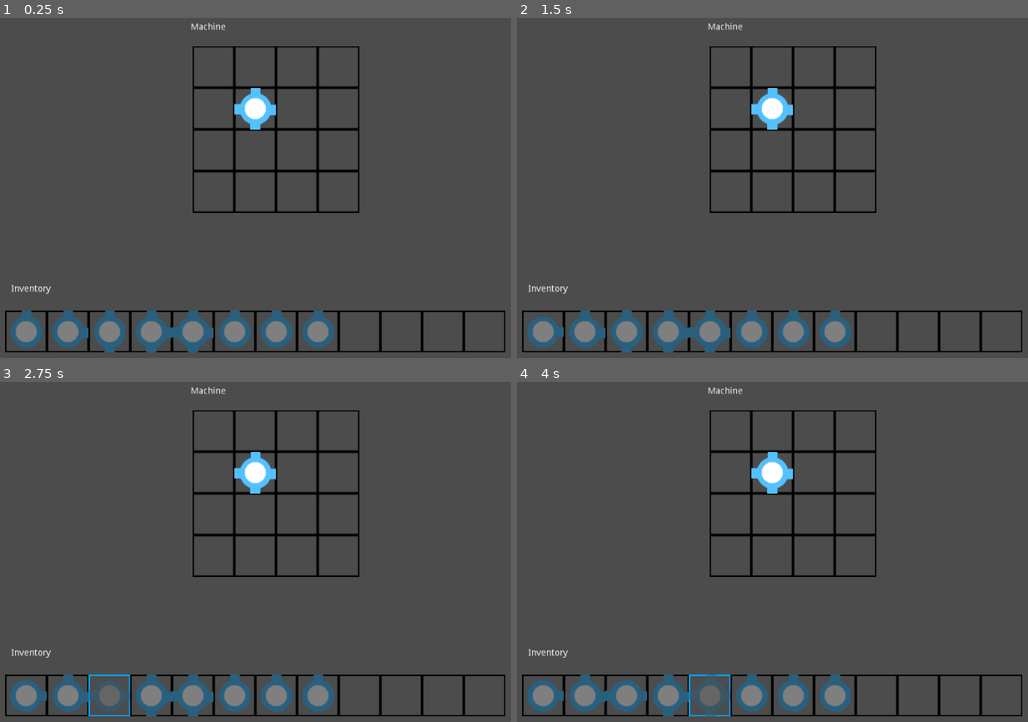
Above: before the commit, frames 1-4 (two rows, left to right).
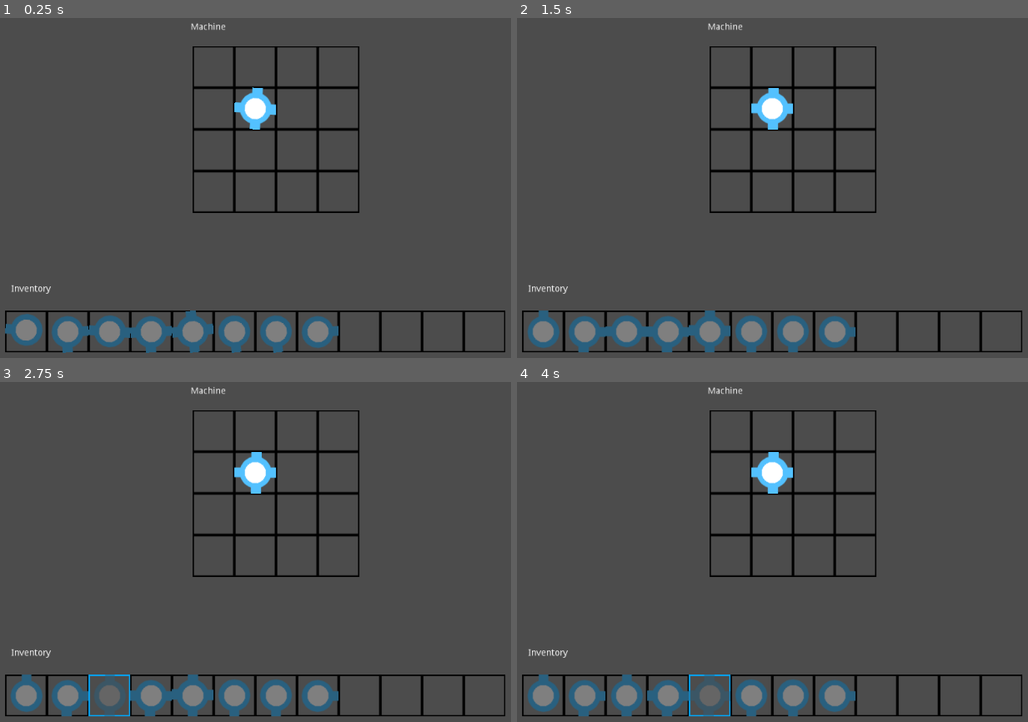
Above: after the commit, the same moments.

Repository: textrivers/the-holographic-wrench
Game: Godot game, scene res://scenes/Test_Node.tscn
The game is run twice, just before and just after one commit, with the same random seed, the same clock (stepped at 60 frames per second) and the same inputs. This scene is started directly instead of the project's main scene.
Inputs (mouse positions are in pixels of both pictures, inside the frame that each line leads up to):
- Up to frame 1 (0.25 s): no input
- Up to frame 2 (1.5 s): tap Enter at 0.5 s; move the mouse to (542, 330) at 0.52 s; press the mouse at (542, 330) at 0.53 s; hold E (rotate_right) 0.53-1.28 s; tap Space (jump) at 0.77, 1.25 s; move the mouse to (583, 330) at 1.27 s; release the mouse at (583, 330) at 1.28 s; hold S (move_down) from 1.28 s (still down); click (583, 330) at 1.35 s
- Up to frame 3 (2.75 s): tap Space (jump) at 1.52 s; tap Enter at 2 s; move the mouse to (107, 694) at 2.02 s; release S (move_down) at 2.03 s; press the mouse at (107, 694) at 2.03 s; hold E (rotate_right) from 2.03 s (still down)
- Up to frame 4 (4 s): tap Space (jump) at 2.75, 3.02, 3.77 s; move the mouse to (670, 694) at 2.77 s; release E (rotate_right) at 2.78 s; release the mouse at (670, 694) at 2.78 s; hold W (move_up) 2.78-3.53 s; click (670, 694) at 2.85 s; tap Enter at 3.5 s; move the mouse to (711, 694) at 3.52 s; press the mouse at (711, 694) at 3.53 s; hold Q (rotate_left) from 3.53 s (still down)

The runs differ from the first frame. In frame 1, 0.9% of the frame differs, in the area x 0-67%, y 20-99%; in frame 2, 0.7%; in frame 3, 0.6%; in frame 4, 0.7%.

Commit message:
fixing grid machine problems

Diff:
--- a/scenes/Test_Node.tscn
+++ b/scenes/Test_Node.tscn
@@ -27,6 +27,7 @@
 position = Vector2( -32.5681, 92.3284 )
 
 [node name="Item_Inv_1" parent="Inventory/BoxArea2D17" instance=ExtResource( 1 )]
+position = Vector2( 0, -2.24695 )
 
 [node name="BoxArea2D18" parent="Inventory" instance=ExtResource( 2 )]
 position = Vector2( 31.4319, 92.3284 )
--- a/scripts/Item_Inv.gd
+++ b/scripts/Item_Inv.gd
@@ -14,10 +14,11 @@
 var parent
 
 var my_grid_pos = Vector2()
-export var connectors = [0, 0, 0, 0]
+var connectors = [0, 0, 0, 0]
 export var lit = false
 
 func _ready():
+	randomize()
 	target_rot = 0
 	parent = get_node("..")
 	drop_targets.append(parent)
@@ -26,7 +27,26 @@
 	if lit == false:
 		$Sprite.self_modulate = Color(0.5, 0.5, 0.5, 1)
 
+	if self.name == "Item_Inv_1":
+		connectors = [1, 0, 0, 0]
+
+	if self.name == "Item_Inv_2a":
+		connectors = [1, 1, 0, 0]
+
+	if self.name == "Item_Inv_2b":
+		connectors = [1, 0, 1, 0]
+
+	if self.name == "Item_Inv_3":
+		connectors = [1, 1, 1, 0]
+
+	if self.name == "Item_Inv_4":
+		connectors = [1, 1, 1, 1]
+
+	for x in range(randi() % 4):
+		rotate_left()
+
 func _process(_delta):
+
 	## ROTATE PIECES ------------------------------------
 	if rotation_degrees != target_rot:
 		var curret_rad = deg2rad(rotation_degrees)
@@ -40,6 +60,7 @@
 			drop_target.highlight()
 			dragging = true
 			drag_offset = position - get_viewport().get_mouse_position()
+			print(str(self) + " " + str(connectors))
 
 	## DRAG ---------------------------------------------
 	if dragging == true:
@@ -47,6 +68,13 @@
 		$CollisionShape2D.scale = Vector2(0.5, 0.5)
 		drag_dest = get_viewport().get_mouse_position() + drag_offset
 		position = lerp(position, drag_dest, 0.5)
+
+		## GET ROTATION and ROTATE CONNECTORS
+		if Input.is_action_just_pressed("rotate_left"):
+			rotate_left()
+
+		if Input.is_action_just_pressed("rotate_right"):
+			rotate_right()
 
 		## DROP --------------------------------------------
 		if Input.is_action_just_released("interact"):
@@ -93,16 +121,6 @@
 					lit = false
 					$Sprite.self_modulate = Color(0.5, 0.5, 0.5, 1)
 
-		## GET ROTATION and ROTATE CONNECTORS
-		if Input.is_action_just_pressed("rotate_left"):
-			target_rot -= 90
-			connectors.push_back(connectors.front())
-			connectors.pop_front()
-		if Input.is_action_just_pressed("rotate_right"):
-			target_rot += 90
-			connectors.push_front(connectors.back())
-			connectors.pop_back()
-
 	## AS YOU WERE ----------------------------------------------
 	else:
 		$Sprite.modulate = Color(1, 1, 1, 1)
@@ -175,3 +193,13 @@
 func update_my_grid_pos():
 		my_grid_pos.x = abs(int(round(parent.position.x / 64)))
 		my_grid_pos.y = abs(int(round(parent.position.y / 64)))
+
+func rotate_left():
+	target_rot -= 90
+	connectors.push_back(connectors.front())
+	connectors.pop_front()
+
+func rotate_right():
+	target_rot += 90
+	connectors.push_front(connectors.back())
+	connectors.pop_back()
